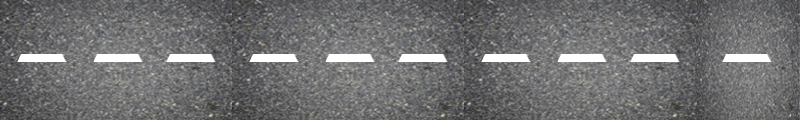
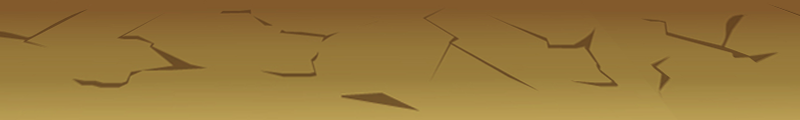
Layered file, before and after one edit (800 × 120). Changes by layer:
renamed "图层 3 副本 4" to "图层 5", painted on it over [0, 0, 800, 120]
removed layer "图层 3 副本 4" (2nd of 3) over [557, 54, 607, 62]
removed layer "图层 3 副本 4" (3rd of 3) over [481, 54, 531, 62]
removed layer "图层 3 副本 5" over [722, 54, 772, 62]
removed layer "图层 4 副本 3" over [694, 0, 800, 120]
removed layer "图层 4 副本 2" over [464, 0, 696, 120]
removed layer "图层 3 副本 3" (1st of 3) over [398, 54, 448, 62]
removed layer "图层 3 副本 3" (2nd of 3) over [325, 54, 375, 62]
removed layer "图层 3 副本 3" (3rd of 3) over [249, 54, 299, 62]
removed layer "图层 4 副本" over [232, 0, 464, 120]
removed layer "图层 3 副本 2" over [166, 54, 216, 62]
removed layer "图层 3 副本" over [93, 54, 143, 62]
removed layer "图层 3" over [17, 54, 67, 62]
removed layer "图层 4" over [0, 0, 232, 120]
